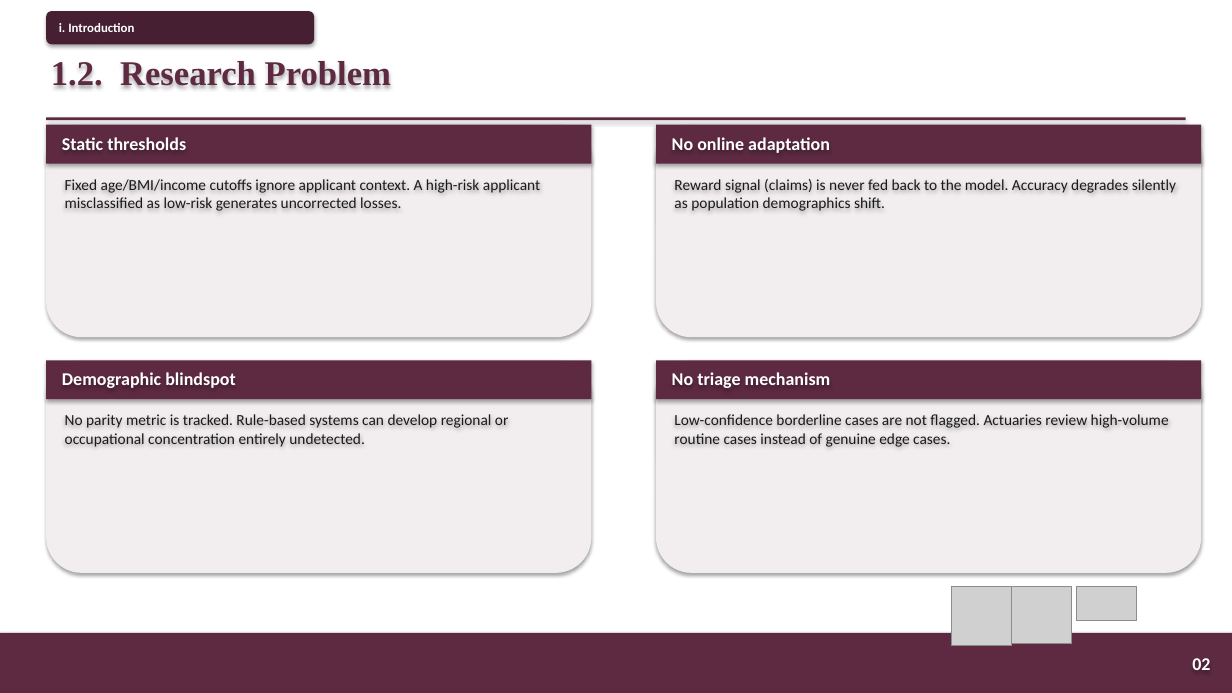
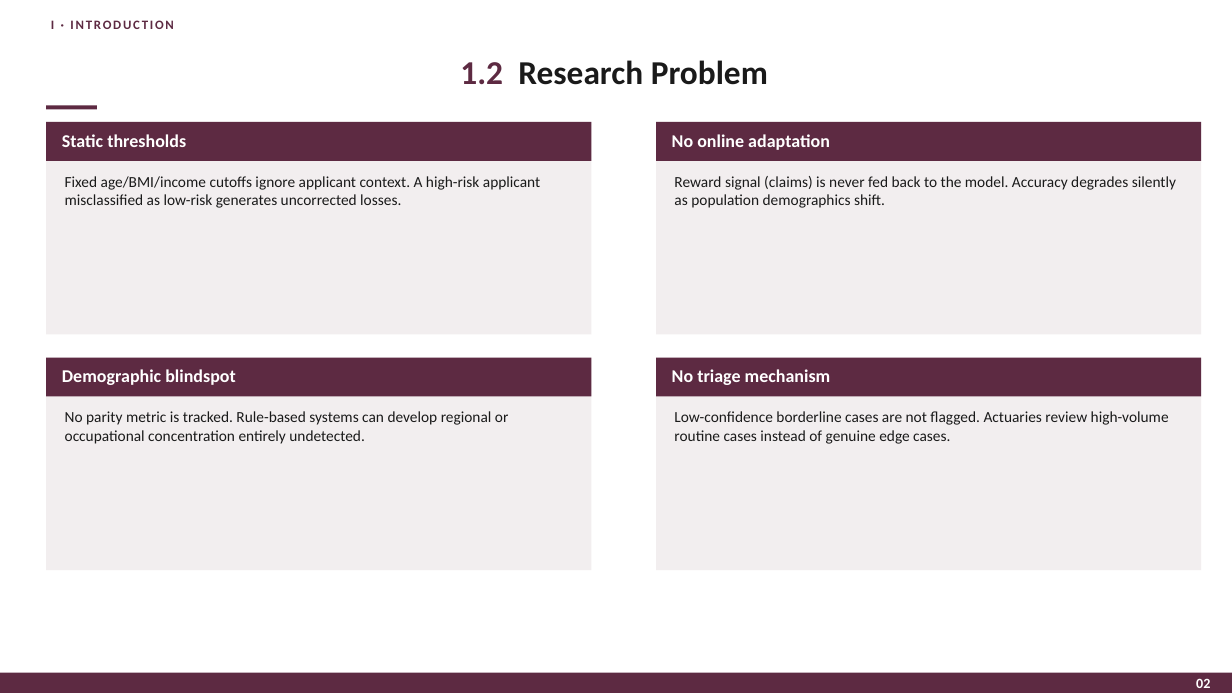
Before and after one commit to PolyTheML/DAC-UW-Thesis, a slide deck: slide 4 of thesis/health_rl/burgundy_defense_presentation.pptx. Drawn at 1232x693 pixels with LibreOffice and Linux fonts; fonts in the diff are those of the drawing; grey boxes stand for pictures. Boxes give left, top, right and bottom in pixels: in the first picture for what was removed or moved away, otherwise in the second. Text is boxed around its words. In the diff, an @@ line names an element or a change of style, - is before the commit and + after.

```diff
--- a/thesis/health_rl/burgundy_defense_presentation.pptx
+++ b/thesis/health_rl/burgundy_defense_presentation.pptx
@@ text "I · INTRODUCTION": place and size @@
-text "I · INTRODUCTION" at box(46, 11, 314, 44)
+text "I · INTRODUCTION" at box(51, 18, 173, 33)
@@ text "I · INTRODUCTION" at box(51, 18, 173, 33): vertical alignment middle to top; fill #471F33 to none; shadow off @@
@@ text at box(51, 18, 173, 33): text changed; text colour #FFFFFF to #5D2A42 @@
-i. Introduction
+I · INTRODUCTION
@@ text "1.2 Research Problem" at box(460, 60, 768, 85): vertical alignment top to middle @@
@@ text at box(460, 60, 768, 85): text changed; size 27 to 26 pt; font Times New Roman to Calibri; text colour #5D2A42 to #1A1A1A @@
-1.2. Research Problem
+1.2 Research Problem
@@ shadow off in 6 elements at box(0, 673, 1232, 693), box(46, 122, 592, 161), box(656, 122, 1202, 161), box(46, 358, 592, 396), box(656, 358, 1202, 396), box(46, 105, 97, 109) @@
@@ rectangle: place and size @@
-rectangle at box(46, 117, 1186, 120)
+rectangle at box(46, 105, 97, 109)
@@ rounded rectangle to rectangle; shadow off in 4 elements at box(46, 122, 592, 335), box(656, 122, 1202, 335), box(46, 358, 592, 570), box(656, 358, 1202, 570) @@
@@ picture removed at box(952, 587, 1012, 646) @@
@@ picture removed at box(1012, 587, 1072, 644) @@
@@ picture removed at box(1077, 587, 1137, 621) @@
@@ rectangle: place and size @@
-rectangle at box(0, 633, 1232, 693)
+rectangle at box(0, 673, 1232, 693)
@@ text "02": place and size @@
-text "02" at box(1192, 658, 1210, 670)
+text "02" at box(1196, 678, 1210, 688)
@@ text "02" at box(1196, 678, 1210, 688): size 14 to 11 pt @@
```
Also in this commit, not shown: 31 other slides changed, 2 other files.
